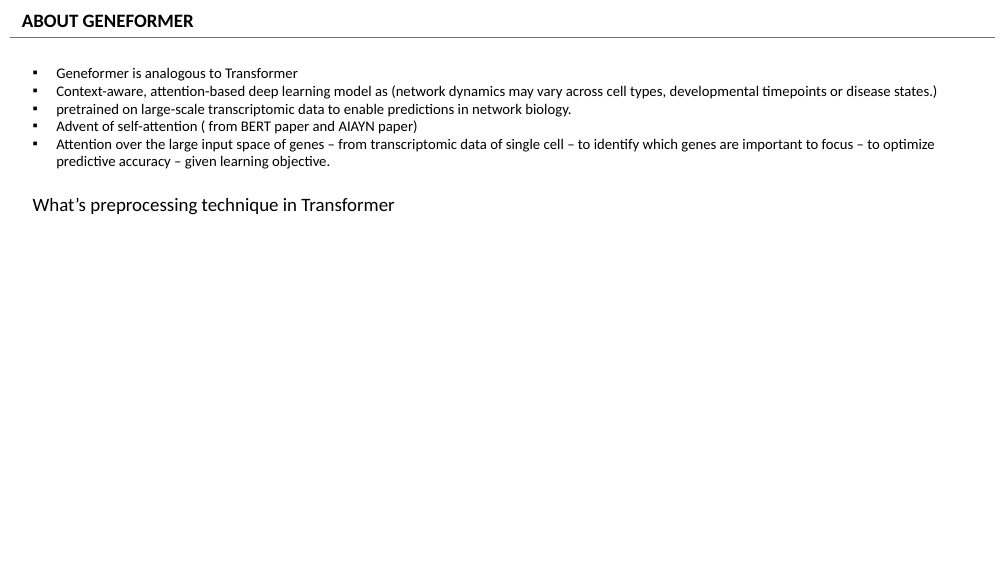
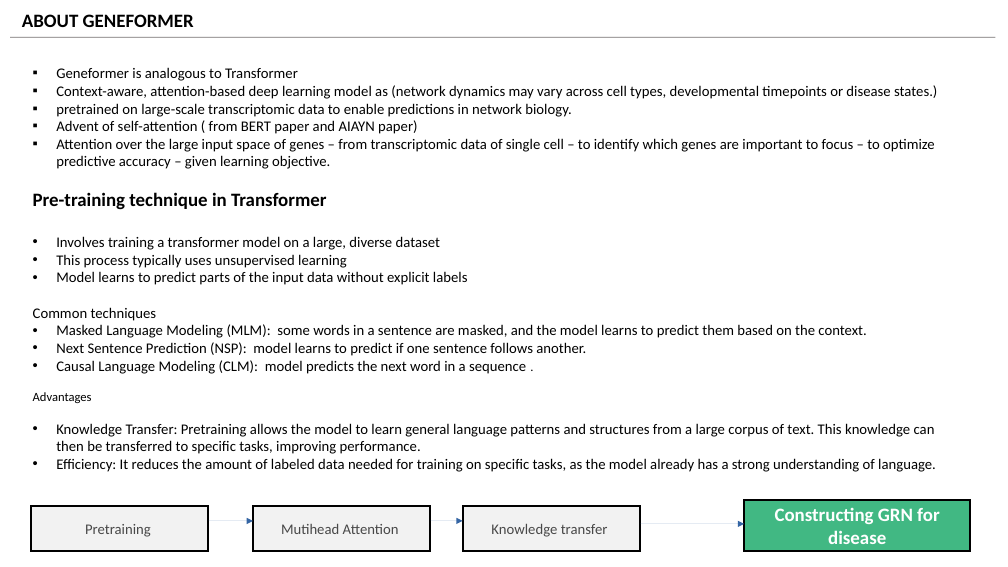
Before and after one commit to v-dev688/presentations, a slide deck: slide 6 of GENEFOREMER.pptx (slide 5 before the commit). Drawn at 1008x567 pixels with LibreOffice and Linux fonts; fonts in the diff are those of the drawing. Boxes give left, top, right and bottom in pixels: in the first picture for what was removed or moved away, otherwise in the second. Text is boxed around its words. In the diff, an @@ line names an element or a change of style, - is before the commit and + after.

```diff
--- a/GENEFOREMER.pptx
+++ b/GENEFOREMER.pptx
@@ line (10, 37) - (996, 37): stroke #767171 0.5 pt to #767171 0.75 pt @@
@@ text at (33, 192, 936, 472): text changed; size 18 to 14 pt @@
-What’s preprocessing technique in Transformer
+Pre-training technique in Transformer
+• Involves training a transformer model on a large, diverse dataset
+• This process typically uses unsupervised learning
+• Model learns to predict parts of the input data without explicit labels
+Common techniques
+• Masked Language Modeling (MLM): some words in a sentence are masked, and the model learns to predict them based on the context.
+• Next Sentence Prediction (NSP): model learns to predict if one sentence follows another.
+• Causal Language Modeling (CLM): model predicts the next word in a sequence .
+Advantages
+• Knowledge Transfer: Pretraining allows the model to learn general language patterns and structures from a large corpus of text. This knowledge can then be transferred to specific tasks, improving performance.
+• Efficiency: It reduces the amount of labeled data needed for training on specific tasks, as the model already has a strong understanding of language.
@@ rectangle added at (31, 506, 208, 551), fill #F2F2F2, outline #000000 2 pt, 14 pt, text #484848 @@
+Pretraining
@@ rectangle added at (253, 506, 430, 551), fill #F2F2F2, outline #000000 2 pt, 14 pt, text #484848 @@
+Mutihead Attention
@@ rectangle added at (463, 506, 640, 551), fill #F2F2F2, outline #000000 2 pt, 14 pt, text #484848 @@
+Knowledge transfer
@@ rectangle added at (744, 501, 970, 551), fill #41B883, outline #000000 2 pt, 18 pt, text #FFFFFF, bold @@
+Constructing GRN for disease
@@ arrow added from (209, 521) to (253, 521), #3465A4 0 pt @@
@@ arrow added from (430, 521) to (463, 521), #3465A4 0 pt @@
@@ arrow added from (640, 524) to (744, 524), #3465A4 0 pt @@
```
Also in this commit, not shown: 6 other slides changed, 12 slides added, 7 slides removed.
